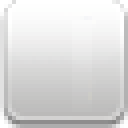
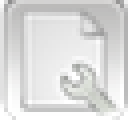
Revision of a layered 128x128 image; what changed, layer by layer:
added layer "properties_32.png" above "Background copy#2" over [12, 4, 120, 116]
showed "Background copy#2" over [0, 0, 128, 120]
hid "Background copy" over [0, 0, 128, 128]
